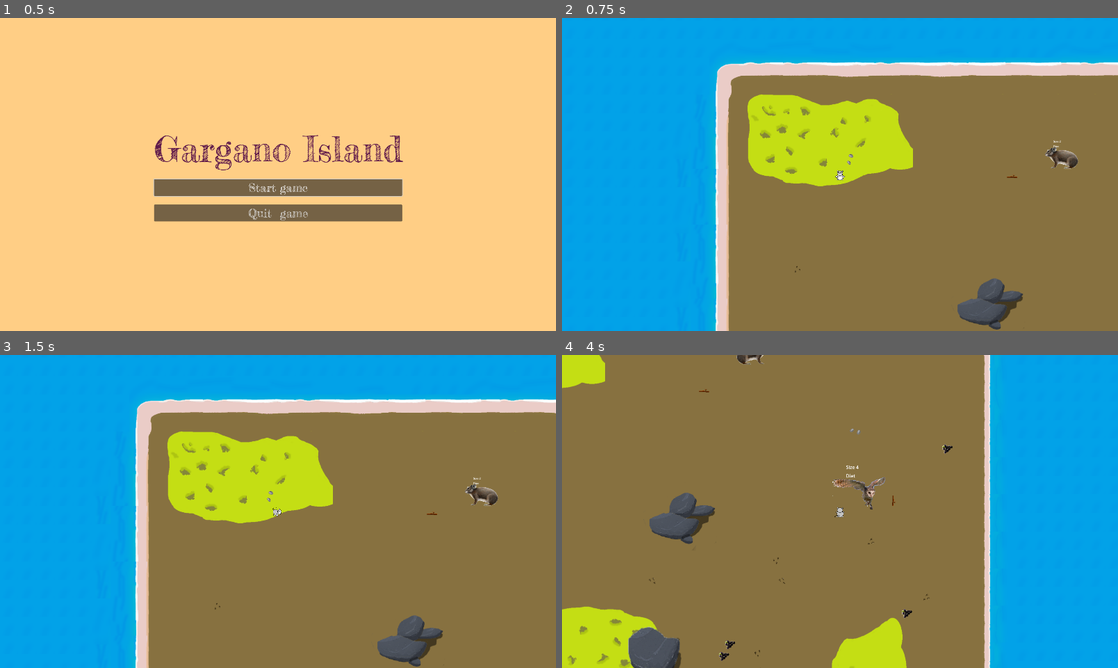
Above: before the commit, frames 1-4 (two rows, left to right).
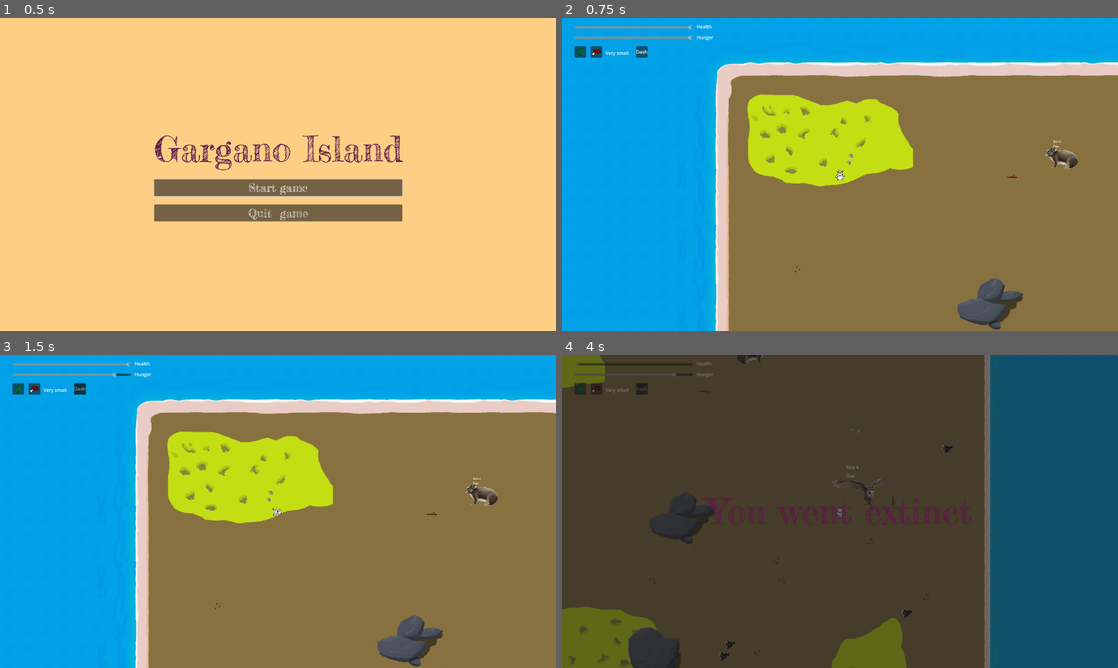
Above: after the commit, the same moments.

Repository: nialsiG/GMTK2024
Game: Godot game, scene res://scenes/start_menu.tscn
Two runs of this game, one before a commit and one after it. Both use one fixed random seed, a clock stepped at 60 frames per second and the inputs below. The engine's default icon, where the game draws it, is replaced by a stand-in: a white triangle on a blue panel in a dark square.
Inputs:
- Up to frame 1 (0.5 s): no input
- Up to frame 2 (0.75 s): click "Start game" at 0.5 s
- Up to frame 3 (1.5 s): tap Enter at 1.25 s; hold D (move_right) from 1.28 s (still down); tap Space (attack) at 1.35 s
- Up to frame 4 (4 s): release D (move_right) at 2.03 s; hold S (move_down) 2.03-2.78 s; tap Space (attack) at 2.1, 2.85, 3.6 s; hold D (move_right) 2.78-3.53 s; hold W (move_up) from 3.53 s (still down)

Frame 1 is identical in both runs. In frame 2, 0.7% of the frame differs, in the area x 2-28%, y 2-13%; in frame 3, 0.7%; in frame 4, 100%, in the area x 0-100%, y 0-100%.

Commit message:
Feature: added icons for diets and "fang"

Diff:
--- a/Gmtk 2024/scenes/Generators/EvolutionChoiceGenerator.gd
+++ b/Gmtk 2024/scenes/Generators/EvolutionChoiceGenerator.gd
@@ -18,15 +18,15 @@
 
 	var dietCarni = CreateChoice("Carnivore",
 	"You become carnivore. You get better benefits from eating meat but cannot eat plants.",
-	enums.evolution.DIET_CARNI, "")
+	enums.evolution.DIET_CARNI, "res://assets/sprites/Icons/IconCarnivore.png")
 
 	var dietHerbi = CreateChoice("Herbivore",
 	"You become herbivore. You get better benefits from eating plants but cannot eat meat.",
-	enums.evolution.DIET_HERBI, "")
+	enums.evolution.DIET_HERBI, "res://assets/sprites/Icons/IconVegetarism.png")
 
 	var dietOmni =CreateChoice("Omnivore",
 	"You become omnivore. You can eat everything but get lesser benefits from all food.",
-	enums.evolution.DIET_OMNI, "")
+	enums.evolution.DIET_OMNI, "res://assets/sprites/Icons/IconOmni.png")
 
 	var healthBonus = CreateChoice("Health",
 	"Give you one more hitpoint.",
@@ -38,7 +38,7 @@
 
 	var fangs = CreateChoice("Fang",
 	"Your tooth become bigger, during your dash, you gain a temporary size",
-	enums.evolution.FANG, "")
+	enums.evolution.FANG, "res://assets/sprites/Icons/IconFang.png")
 
 	var efficiency = CreateChoice("Efficiency",
 	"Your movements are more efficient, your dash cost less food",
--- a/Gmtk 2024/scenes/hud.tscn
+++ b/Gmtk 2024/scenes/hud.tscn
@@ -3,8 +3,8 @@
 [ext_resource type="Script" path="res://scripts/hud.gd" id="1_yiyiu"]
 [ext_resource type="PackedScene" uid="uid://344q25c6djbv" path="res://scenes/lifebar.tscn" id="2_6hym2"]
 [ext_resource type="PackedScene" uid="uid://5qub1bvnm1g0" path="res://scenes/hungerbar.tscn" id="3_oa3di"]
-[ext_resource type="Texture2D" uid="uid://bxfycytbcca8v" path="res://assets/sprites/Plants/gland.png" id="4_g1m0o"]
-[ext_resource type="Texture2D" uid="uid://b6yl3g72eph12" path="res://assets/sprites/Other/Meat.png" id="5_dgnj4"]
+[ext_resource type="Texture2D" uid="uid://bosl0vtd1dqst" path="res://assets/sprites/Icons/IconVegetarian.png" id="4_3ukey"]
+[ext_resource type="Texture2D" uid="uid://dljljj4i3yhoc" path="res://assets/sprites/Icons/IconDietCarnivore.png" id="5_o4yav"]
 [ext_resource type="LabelSettings" uid="uid://d0xafy67rfe8g" path="res://resources/labels/title1.tres" id="6_tbnw7"]
 
 [sub_resource type="Gradient" id="Gradient_wctgb"]
@@ -64,7 +64,7 @@
 
 [node name="TextureRect" type="TextureRect" parent="HerbiIcon"]
 layout_mode = 2
-texture = ExtResource("4_g1m0o")
+texture = ExtResource("4_3ukey")
 expand_mode = 2
 
 [node name="CarniIcon" type="PanelContainer" parent="."]
@@ -76,7 +76,7 @@
 
 [node name="TextureRect" type="TextureRect" parent="CarniIcon"]
 layout_mode = 2
-texture = ExtResource("5_dgnj4")
+texture = ExtResource("5_o4yav")
 expand_mode = 2
 
 [node name="SizeLabel" type="Label" parent="."]
--- a/Gmtk 2024/scenes/world.tscn
+++ b/Gmtk 2024/scenes/world.tscn
@@ -36,7 +36,6 @@
 layer_1/tile_data = PackedInt32Array(786460, 0, 13, 393246, 0, 1610612749, 393239, 0, 1610612749, 262179, 0, 13, 458790 …(282 unchanged characters)…
 
 [node name="CanvasLayer" type="CanvasLayer" parent="."]
-visible = false
 
 [node name="hud" parent="CanvasLayer" instance=ExtResource("1_4a0xm")]
 
Binary file added: Gmtk 2024/assets/sprites/Icons/IconCarnivore.png
Not shown, added: Gmtk 2024/assets/sprites/Icons/IconCarnivore.png.import
Binary file added: Gmtk 2024/assets/sprites/Icons/IconDietCarnivore.png
Not shown, added: Gmtk 2024/assets/sprites/Icons/IconDietCarnivore.png.import
Binary file added: Gmtk 2024/assets/sprites/Icons/IconFang.png
Not shown, added: Gmtk 2024/assets/sprites/Icons/IconFang.png.import
Binary file added: Gmtk 2024/assets/sprites/Icons/IconOmni.png
Not shown, added: Gmtk 2024/assets/sprites/Icons/IconOmni.png.import
Binary file added: Gmtk 2024/assets/sprites/Icons/IconVegetarian.png
Not shown, added: Gmtk 2024/assets/sprites/Icons/IconVegetarian.png.import
Binary file added: Gmtk 2024/assets/sprites/Icons/IconVegetarism.png
Not shown, added: Gmtk 2024/assets/sprites/Icons/IconVegetarism.png.import
